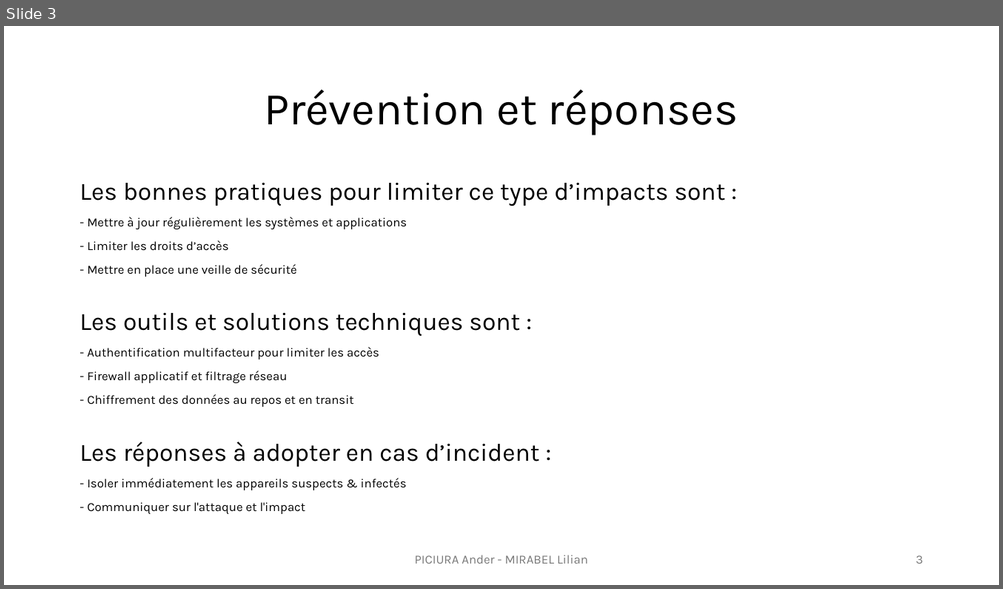
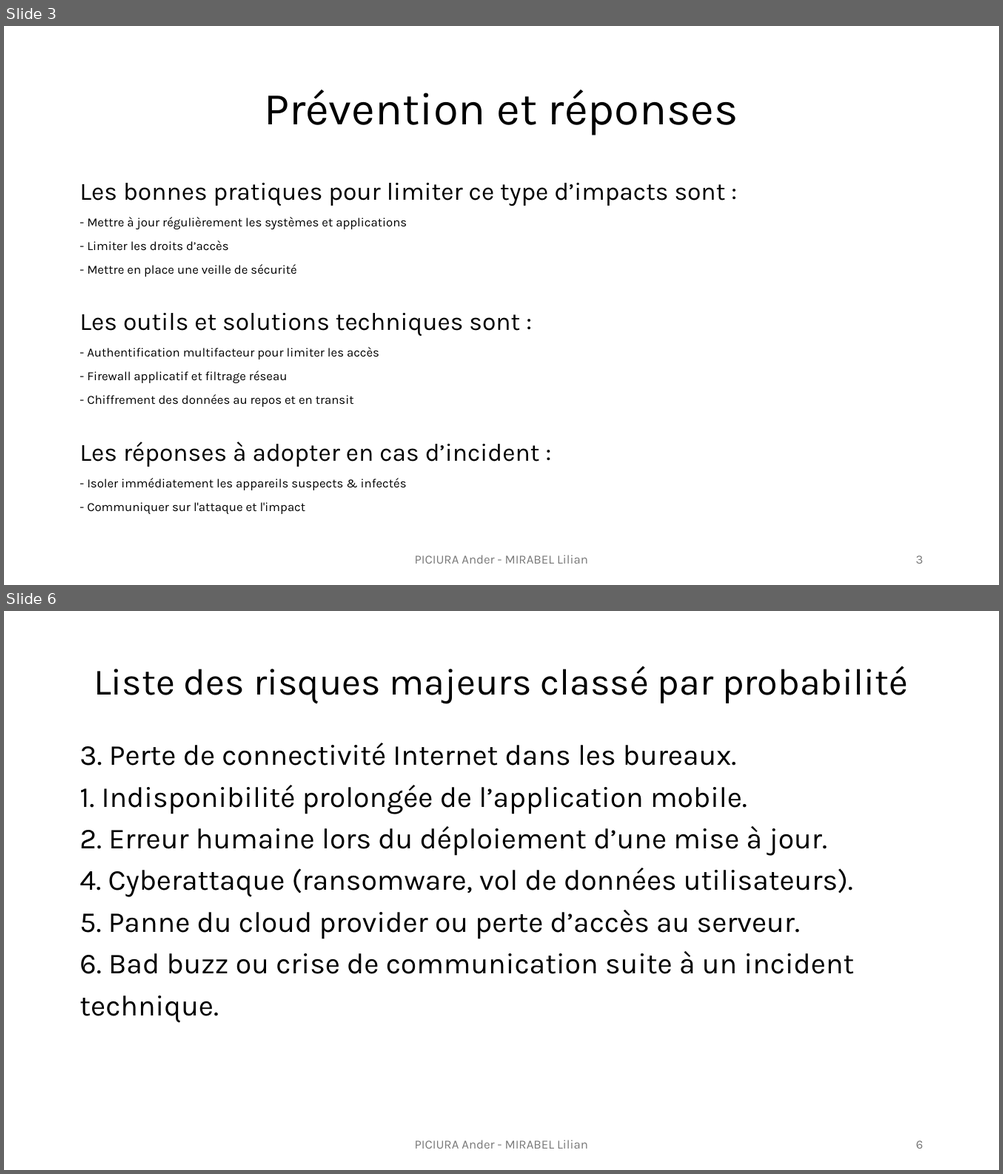
Before and after one commit to lilianmirabel/TPodoo, a slide deck: TP6_Exploitation_faille_0day_Lilian_Ander.pptx. Shown one above the other, each under a label of ours: slide 3 before the commit, slides 3 and 6 after it; the slides between them are not shown. The pictures are 1003x589 and 1003x1174 pixels, drawn with LibreOffice and Linux fonts; fonts in the diff are those of the drawing. Boxes give left, top, right and bottom in pixels: in the first picture for what was removed or moved away, otherwise in the second. Text is boxed around its words. In the diff, an @@ line names an element or a change of style, - is before the commit and + after.

Commit message:
tp6

```diff
--- a/TP6_Exploitation_faille_0day_Lilian_Ander.pptx
+++ b/TP6_Exploitation_faille_0day_Lilian_Ander.pptx
@@ slide 6 added at (x1=4, y1=611, x2=999, y2=1170), background #FFFFFF @@
@@ title added at (x1=94, y1=666, x2=908, y2=703), 36 pt, text #000000 @@
+Liste des risques majeurs classé par probabilité
@@ text added at (x1=79, y1=743, x2=854, y2=1023), 28 pt, text #000000 @@
+3. Perte de connectivité Internet dans les bureaux.
+1. Indisponibilité prolongée de l’application mobile.
+2. Erreur humaine lors du déploiement d’une mise à jour.
+4. Cyberattaque (ransomware, vol de données utilisateurs).
+5. Panne du cloud provider ou perte d’accès au serveur.
+6. Bad buzz ou crise de communication suite à un incident
+technique.
@@ text added at (x1=415, y1=1140, x2=588, y2=1149), 12 pt, text #797979 @@
+PICIURA Ander - MIRABEL Lilian
@@ page number added at (x1=916, y1=1141, x2=923, y2=1149), 12 pt, text #797979 @@
+6
```
Also in this commit, not shown: 3 other slides added.
